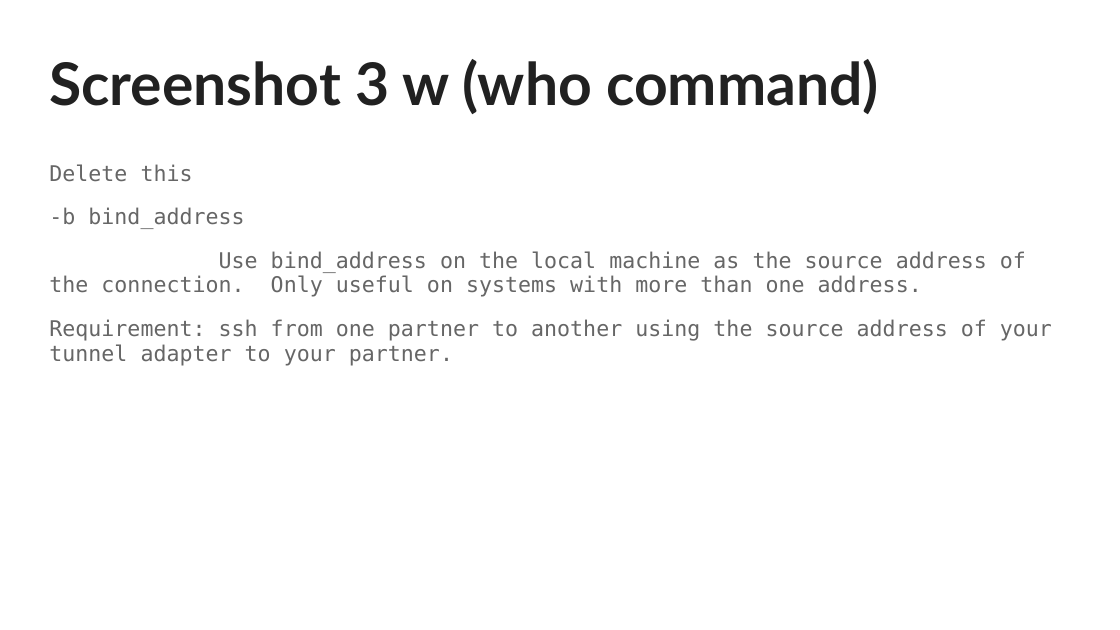
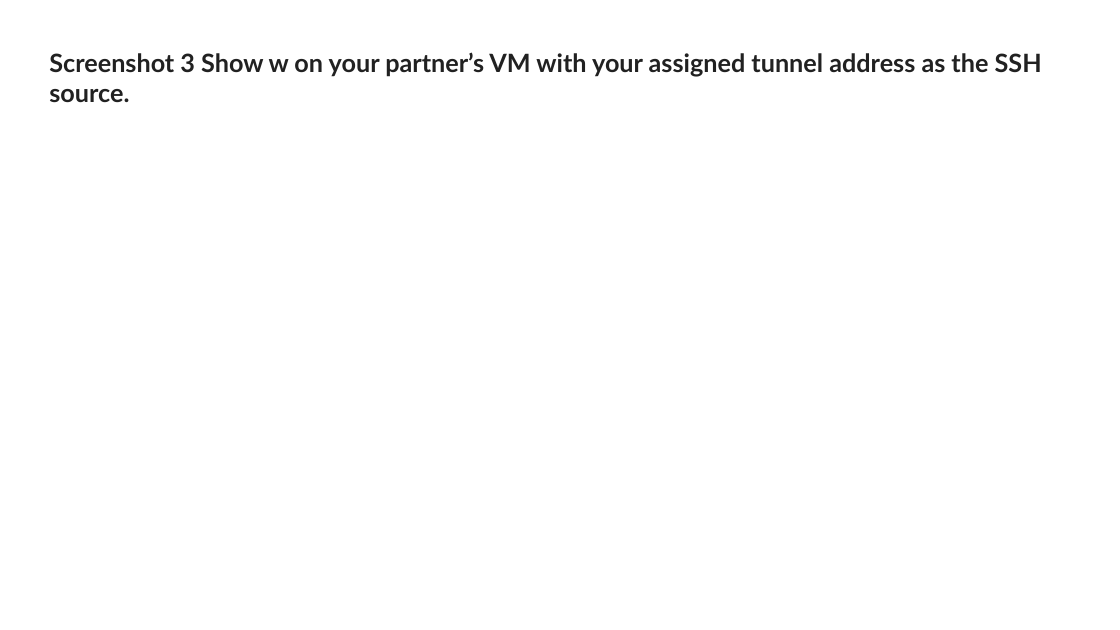
Before and after one commit to WikiSteve/networking-labs, a slide deck: slide 4 of labs/050-linux-static-routing/assets/Static routing SUBMISSION TEMPLATE.pptx. Drawn at 1120x630 pixels with LibreOffice and Linux fonts; fonts in the diff are those of the drawing. Boxes give left, top, right and bottom in pixels: in the first picture for what was removed or moved away, otherwise in the second. Text is boxed around its words. In the diff, an @@ line names an element or a change of style, - is before the commit and + after.

```diff
--- a/labs/050-linux-static-routing/assets/Static routing SUBMISSION TEMPLATE.pptx
+++ b/labs/050-linux-static-routing/assets/Static routing SUBMISSION TEMPLATE.pptx
@@ title at [49,52,1042,103]: text changed; size 37.8 to 16.2 pt @@
-Screenshot 3 w (who command)
+Screenshot 3 Show w on your partner’s VM with your assigned tunnel address as the SSH source.
@@ text removed at [49,164,1052,366] @@
-Delete this
--b bind_address
-Use bind_address on the local machine as the source address of the connection. Only useful on systems with more than one address.
-Requirement: ssh from one partner to another using the source address of your tunnel adapter to your partner.
```
Also in this commit, not shown: 2 other slides changed, 1 slide added, 1 slide removed, 24 other files.
